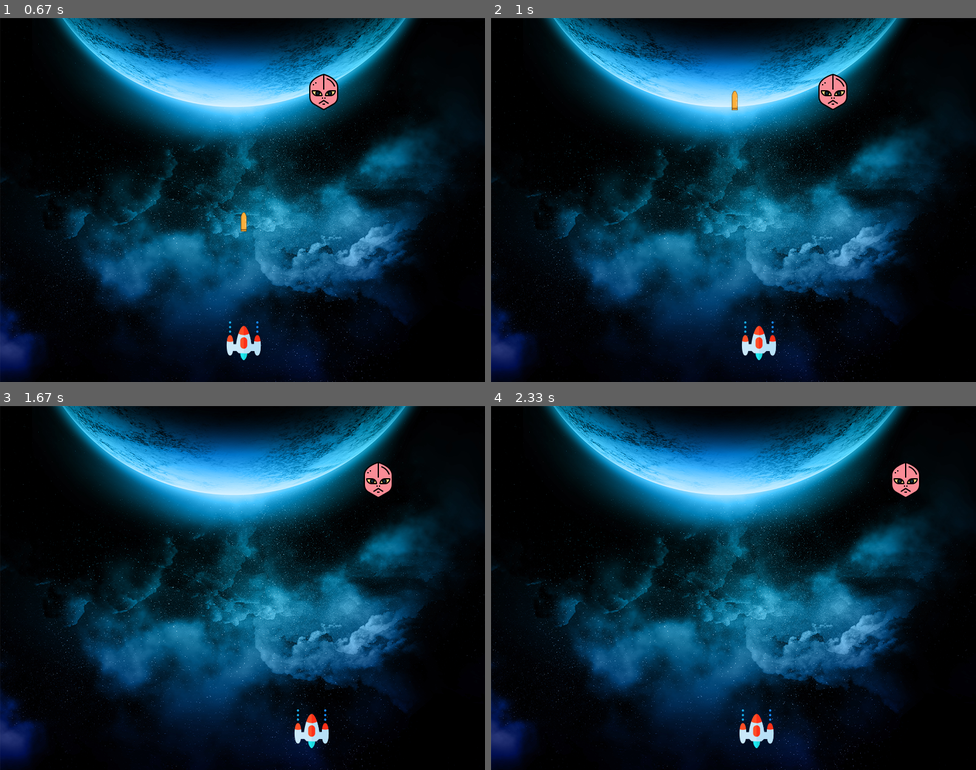
Above: before the commit, frames 1-4 (two rows, left to right).
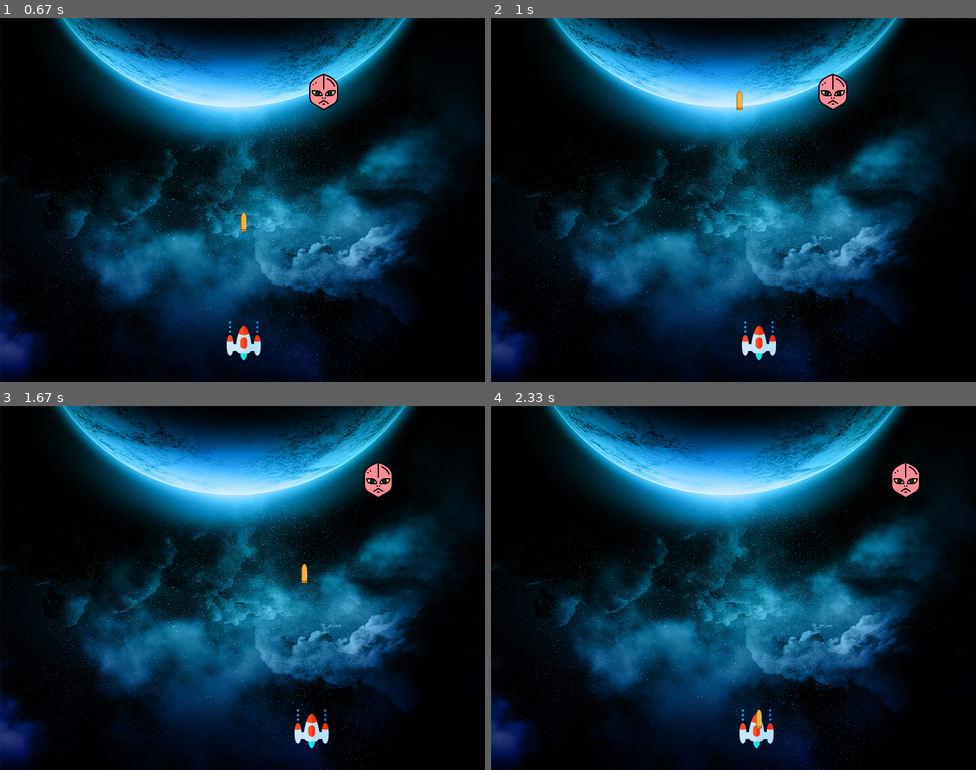
Above: after the commit, the same moments.

Repository: amithaisuru/freecodecamp-pygame-spaceInvador
Game: pygame game, started from main.py
Two runs of this game, one before a commit and one after it. Both use one fixed random seed, a clock stepped at 60 frames per second and the inputs below.
Inputs:
- Up to frame 1 (0.67 s): tap Space at 0.33 s
- Up to frame 2 (1 s): hold Right from 0.67 s (still down); tap Space at 0.73 s
- Up to frame 3 (1.67 s): tap Space at 1.03, 1.23, 1.53 s; release Right at 1.13 s; hold Right 1.17-1.63 s
- Up to frame 4 (2.33 s): hold Left 1.67-2.2 s; tap Space at 1.73, 2.03, 2.3 s; hold Left from 2.23 s (still down)

Frame 1 is identical in both runs. In frame 2, 0.1% of the frame differs, in the area x 49-52%, y 20-26%; in frame 3, less than 0.1%; in frame 4, less than 0.1%.

Commit message:
continuous fire image

Diff:
--- a/main.py
+++ b/main.py
@@ -68,6 +68,7 @@
             if event.key == pygame.K_RIGHT:
                 playerXChange = playerXOffset
             if event.key == pygame.K_SPACE:
+                bulletX = playerX
                 fireBullet(bulletX, bulletY)
         if event.type == pygame.KEYUP: #is a key released
             if event.key == pygame.K_LEFT or event.key == pygame.K_RIGHT:
@@ -97,5 +98,9 @@
     if bulletState is "fire":
         fireBullet(bulletX, bulletY)
         bulletY -= bulletYOffset
+    #bullet reset
+    if bulletY<=0:
+        bulletY = playerY
+        bulletState = "ready"
 
     pygame.display.update()
